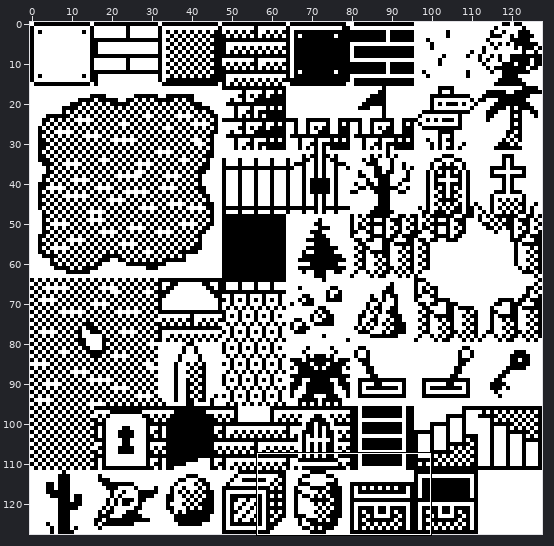
Two versions of one sprite sheet, Tiles/Nightmare.png. Above: a wide view before the commit, with the close-up outlined.
Close-up. Before the edit:
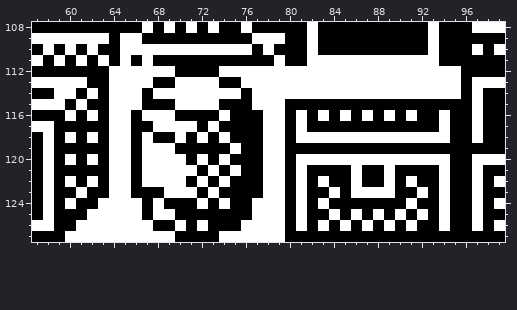
The file is 128x128 pixels. Shown: x 57..99, y 108..127. The commit also changed other parts of the picture, which this record leaves out.
After:
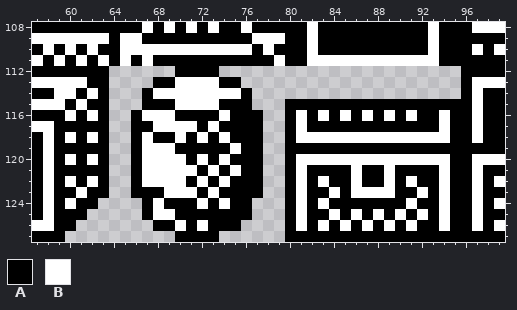
Palette (. is transparent): A #000000  B #ffffff
Diff:
y 112: x 64..69 BBBBBB -> ......; x 74..95 BBBBBBBBBBBBBBBBBBBBBB -> ......................
y 113: x 64..67 BBBB -> ....; x 76..95 BBBBBBBBBBBBBBBBBBBB -> ....................
y 114: x 64..66 BBB -> ...; x 77..95 BBBBBBBBBBBBBBBBBBB -> ...................
y 115: x 64..66 BBB -> ...; x 77..79 BBB -> ...
y 116..123: x 64..65 BB -> ..; x 78..79 BB -> ..
y 124: x 63..66 BBBB -> ....; x 77..79 BBB -> ...
y 125: x 62..66 BBBBB -> .....; x 77..79 BBB -> ...
y 126: x 61..67 BBBBBBB -> .......; x 76..79 BBBB -> ....
y 127: x 60..69 BBBBBBBBBB -> ..........; x 74..79 BBBBBB -> ......
